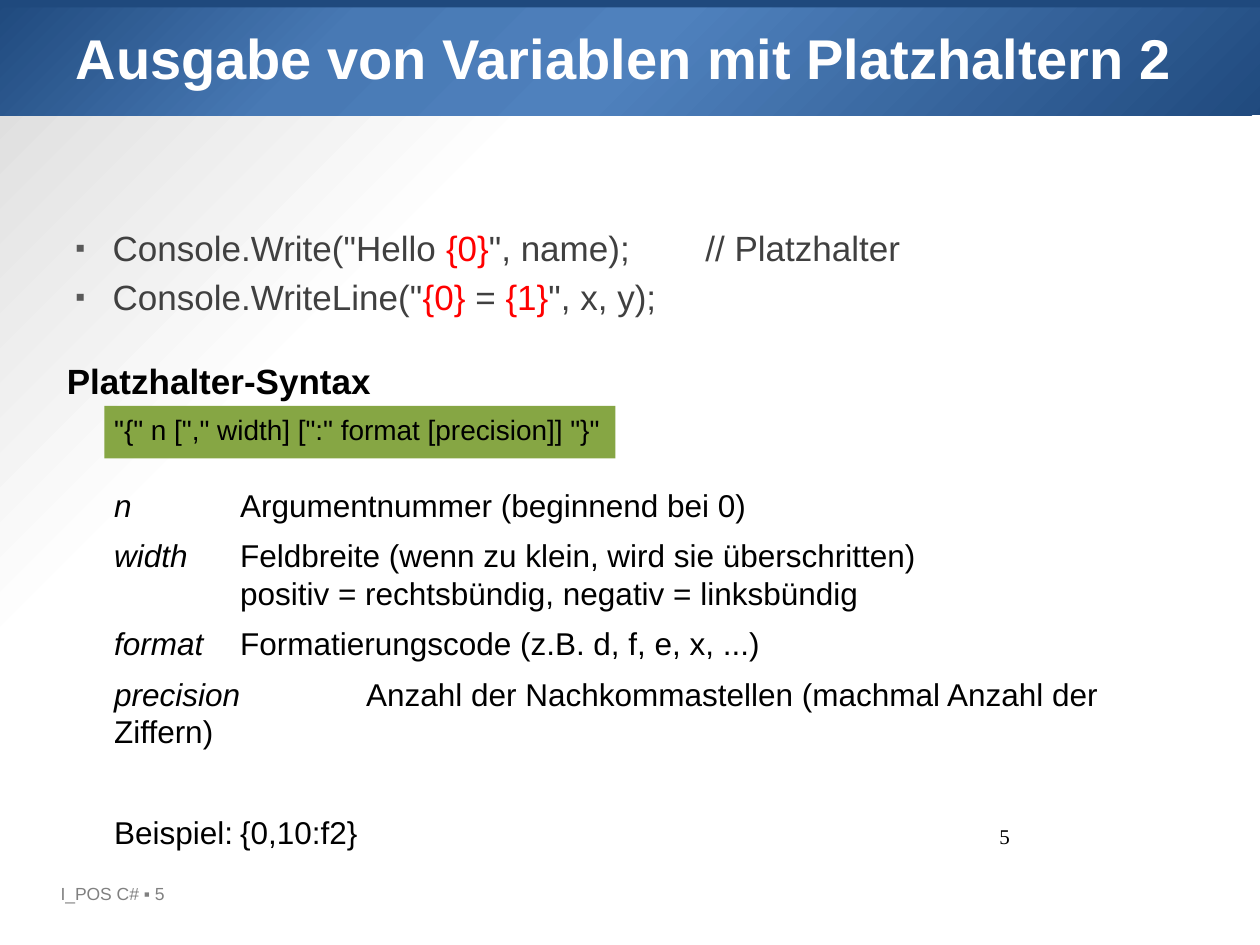
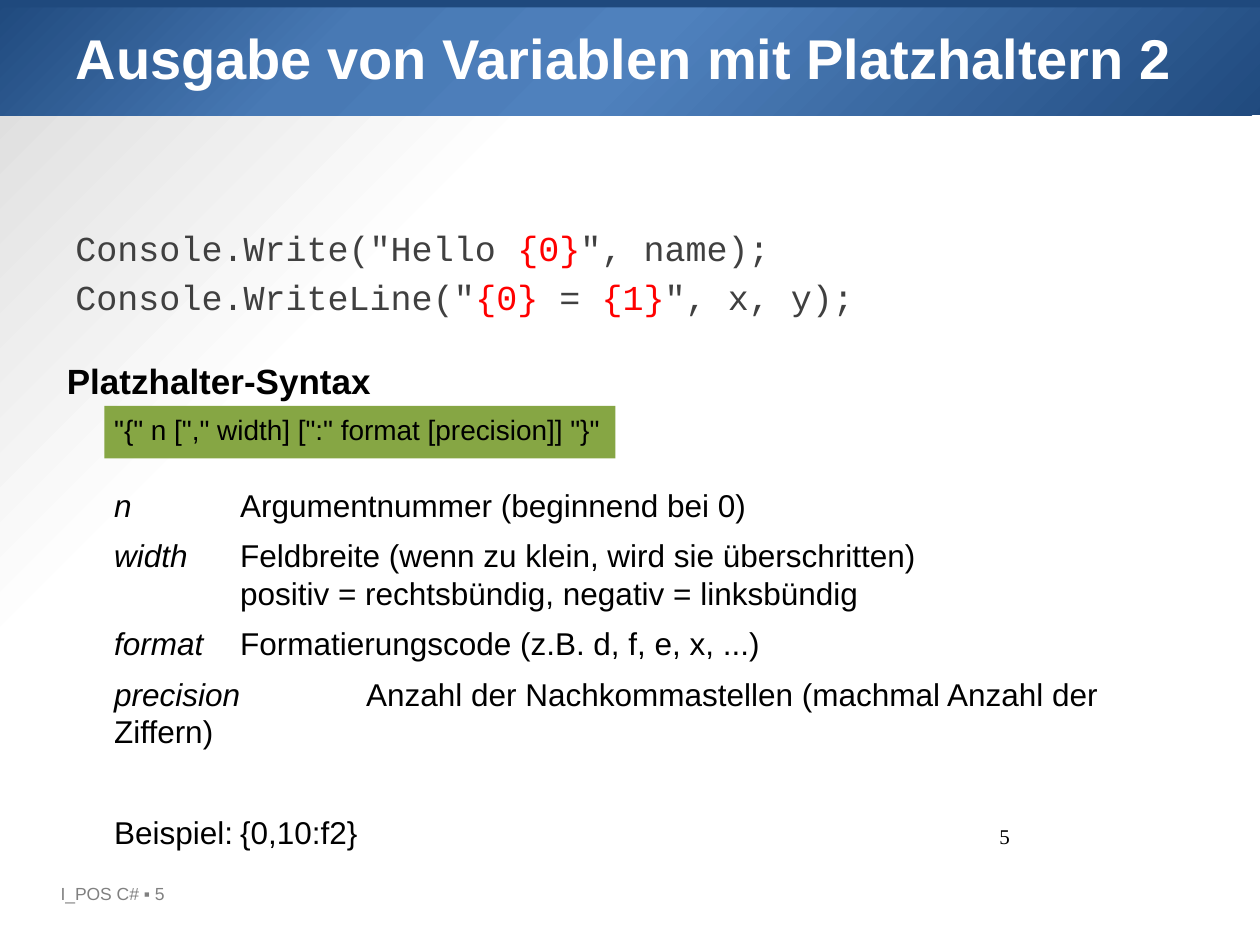
Before and after one commit to htl-leo-prog-1/examples-ha, a slide deck: slide 5 of 02_Variablen/02_EinAusgabe.pptx. Drawn at 1260x945 pixels with LibreOffice and Linux fonts; fonts in the diff are those of the drawing; background and template pictures are left out. Boxes give left, top, right and bottom in pixels: in the first picture for what was removed or moved away, otherwise in the second. Text is boxed around its words. In the diff, an @@ line names an element or a change of style, - is before the commit and + after.

```diff
--- a/02_Variablen/02_EinAusgabe.pptx
+++ b/02_Variablen/02_EinAusgabe.pptx
@@ text at [75,237,770,269]: text changed; font Arial to Courier New @@
-▪ Console.Write("Hello {0}", name); // Platzhalter
+Console.Write("Hello {0}", name);
@@ text at [75,286,854,318]: font Arial to Courier New in "Console.WriteLine("{0} = {1}", x, y);"; bullet ▪ to none @@
```
Also in this commit, not shown: 4 other slides changed, 1 other file.
